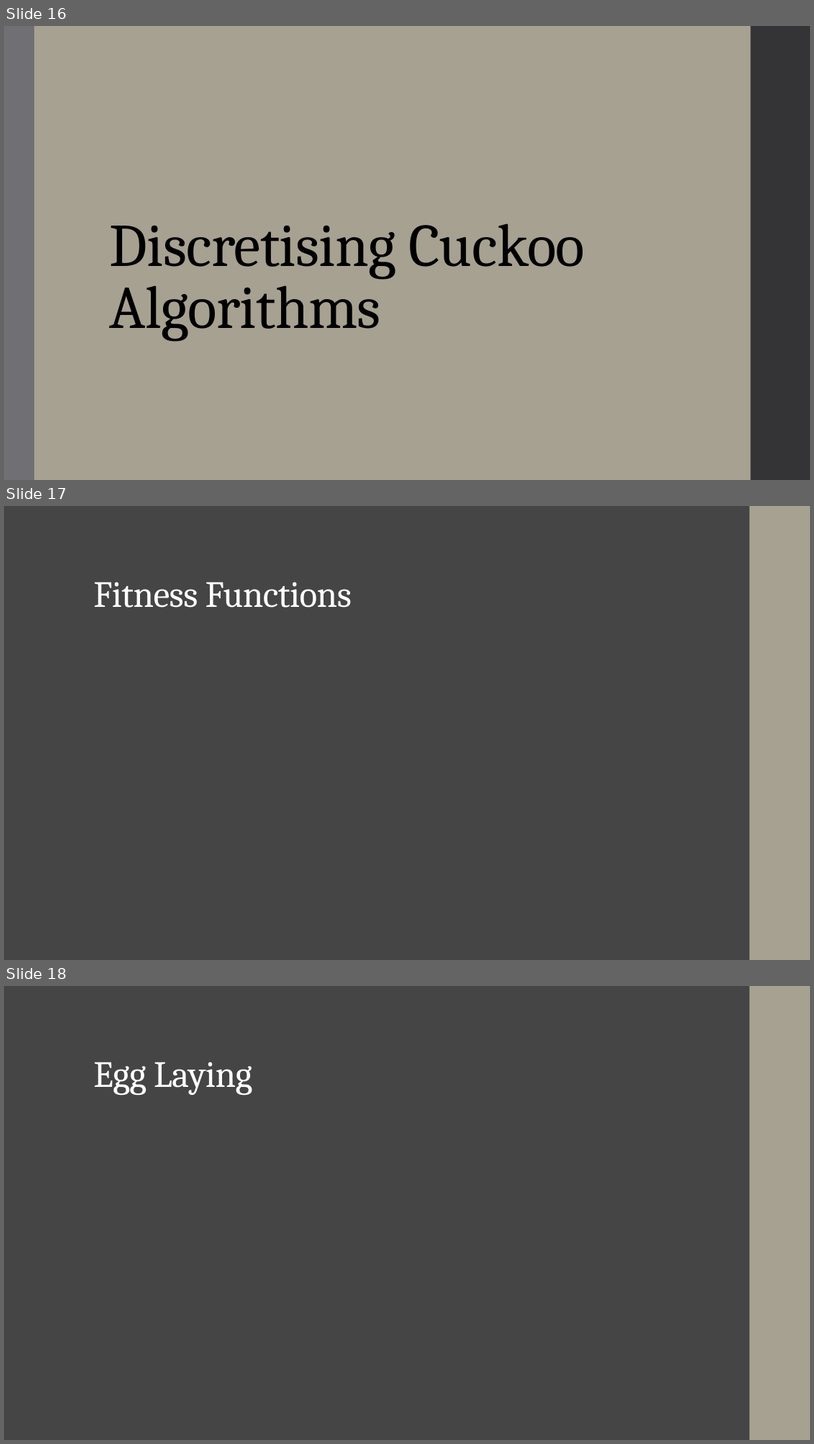
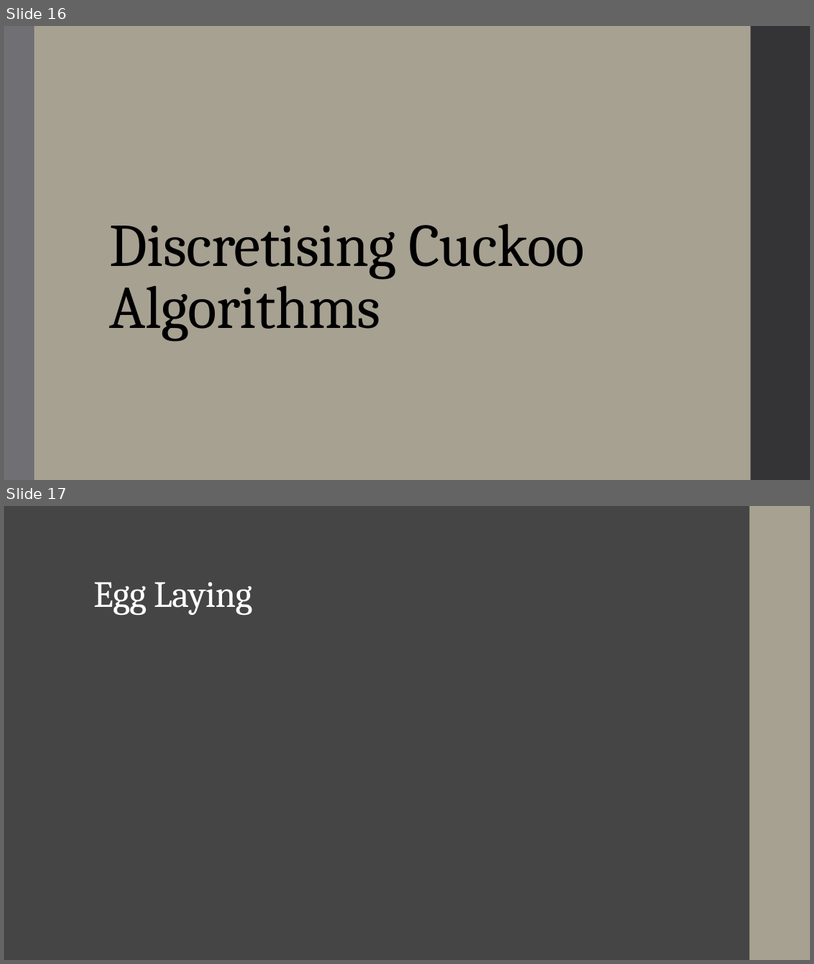
Before and after one commit to jwhowes/project, a slide deck: Presentation_1.pptx. Shown one above the other, each under a label of ours: slides 16, 17 and 18 before the commit, slides 16 and 17 after it. The pictures are 814x1444 and 814x964 pixels, drawn with LibreOffice and Linux fonts; fonts in the diff are those of the drawing; grey boxes stand for pictures. Boxes give left, top, right and bottom in pixels: in the first picture for what was removed or moved away, otherwise in the second. Text is boxed around its words. In the diff, an @@ line names an element or a change of style, - is before the commit and + after.

```diff
--- a/Presentation_1.pptx
+++ b/Presentation_1.pptx
@@ slide 17 removed at (x1=4, y1=506, x2=810, y2=960), background #454545; not listed: 1 template element that a slide beside it also shows @@
@@ rectangle removed at (x1=4, y1=506, x2=810, y2=960) @@
@@ rectangle removed at (x1=750, y1=506, x2=810, y2=960) @@
@@ title removed at (x1=93, y1=582, x2=352, y2=608) @@
-Fitness Functions
@@ what was slide 18 is now slide 17 @@
```
Also in this commit, not shown: 3 slides changed, 1 slide added, 1 other slide removed.
